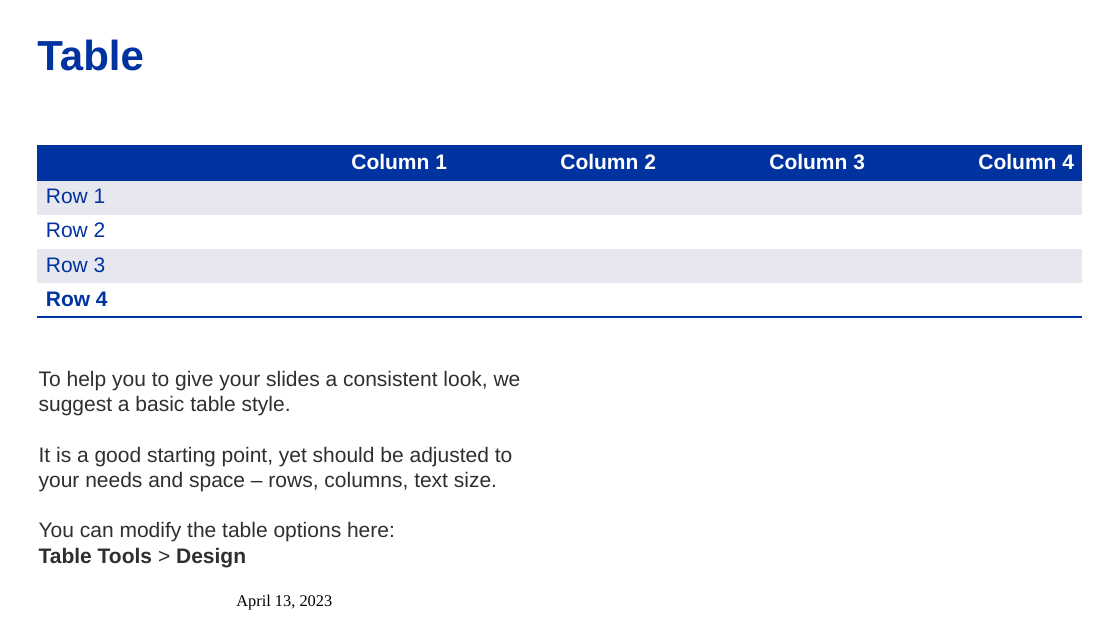
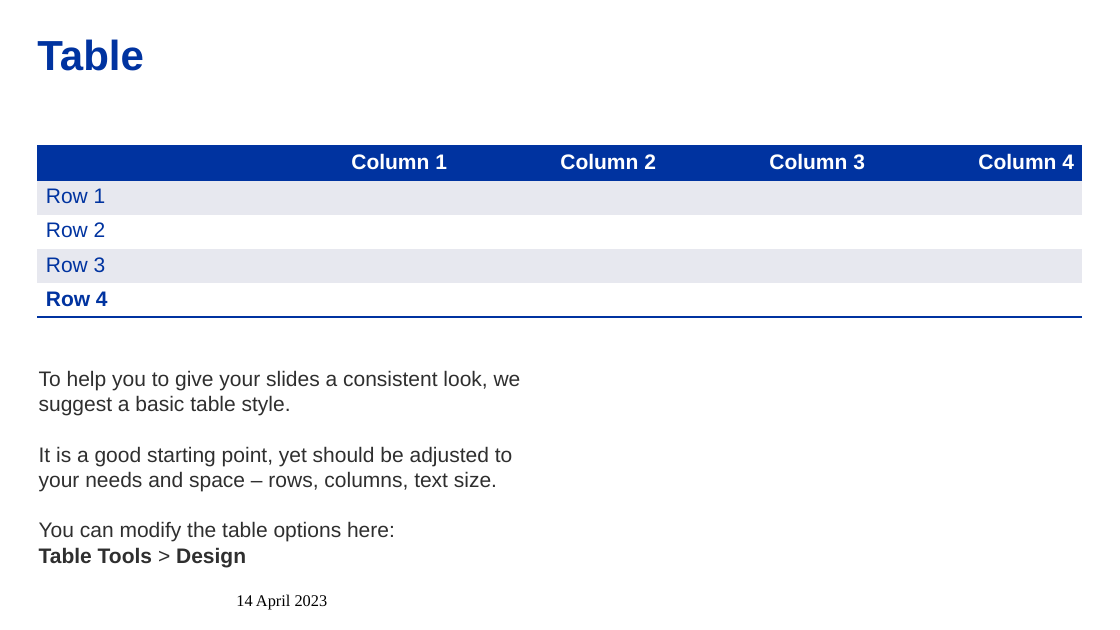
Before and after one commit to alejandroborj/ML-Optic-Correction, a slide deck: slide 7 of Machine Learning for Optic Correction.pptx (slide 10 before the commit). Drawn at 1120x630 pixels with LibreOffice and Linux fonts; fonts in the diff are those of the drawing; background and template pictures are left out. Boxes give left, top, right and bottom in pixels: in the first picture for what was removed or moved away, otherwise in the second. Text is boxed around its words. In the diff, an @@ line names an element or a change of style, - is before the commit and + after.

```diff
--- a/Machine Learning for Optic Correction.pptx
+++ b/Machine Learning for Optic Correction.pptx
@@ text at bbox=[236, 594, 328, 610]: text changed @@
-April 13, 2023
+14 April 2023
```
Also in this commit, not shown: 4 other slides changed, 4 slides added, 19 slides removed, 3 other files.
